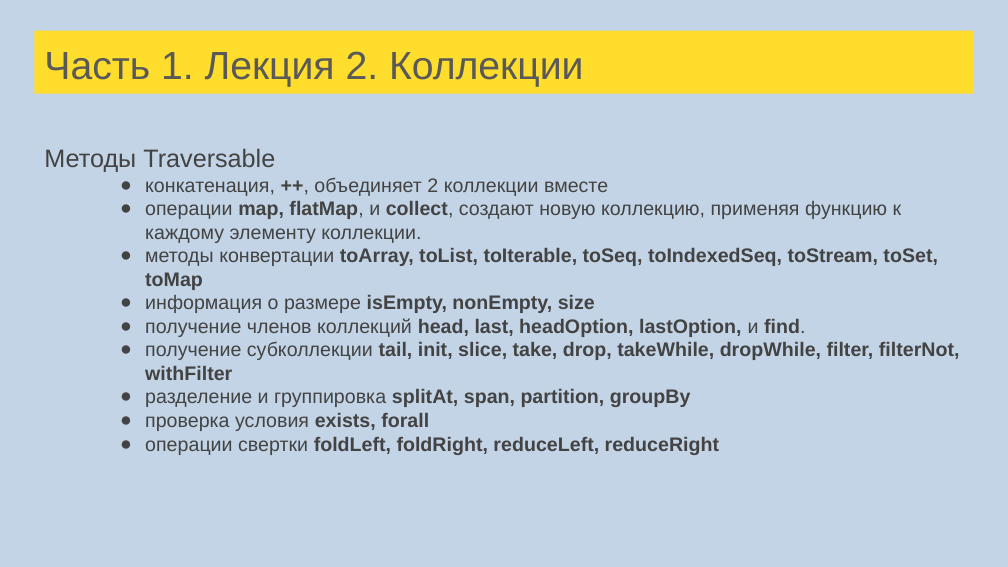
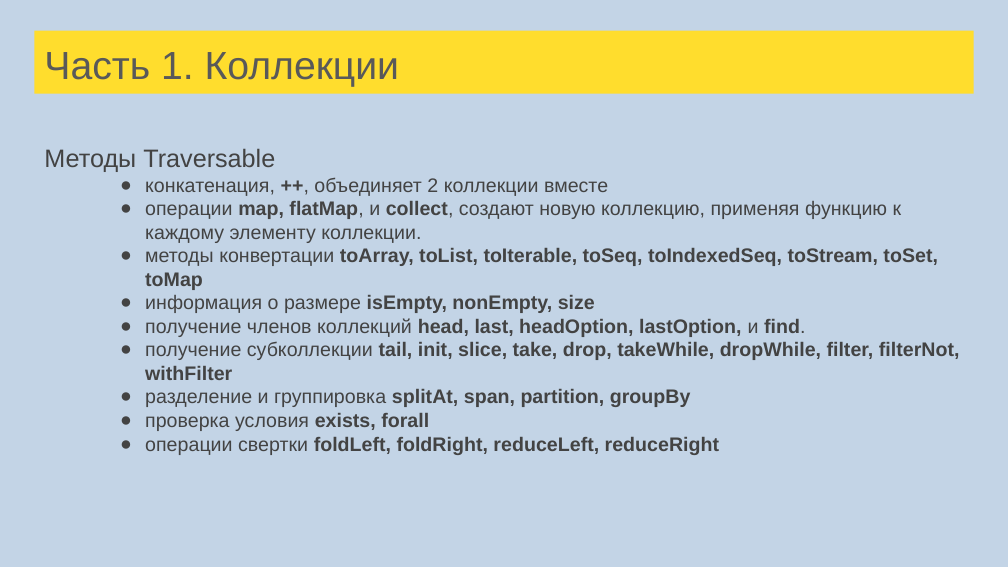
Before and after one commit to tralfamadore/ScalaLectures, a slide deck: slide 50 of src/main/resources/Лекции Scala для FinTech.pptx (slide 67 before the commit). Drawn at 1008x567 pixels with LibreOffice and Linux fonts; fonts in the diff are those of the drawing. Boxes give left, top, right and bottom in pixels: in the first picture for what was removed or moved away, otherwise in the second. Text is boxed around its words. In the diff, an @@ line names an element or a change of style, - is before the commit and + after.

```diff
--- a/src/main/resources/Лекции Scala для FinTech.pptx
+++ b/src/main/resources/Лекции Scala для FinTech.pptx
@@ title at (44, 52, 400, 87): text changed @@
-Часть 1. Лекция 2. Коллекции
+Часть 1. Коллекции
```
Also in this commit, not shown: 5 other slides changed, 5 other files.
